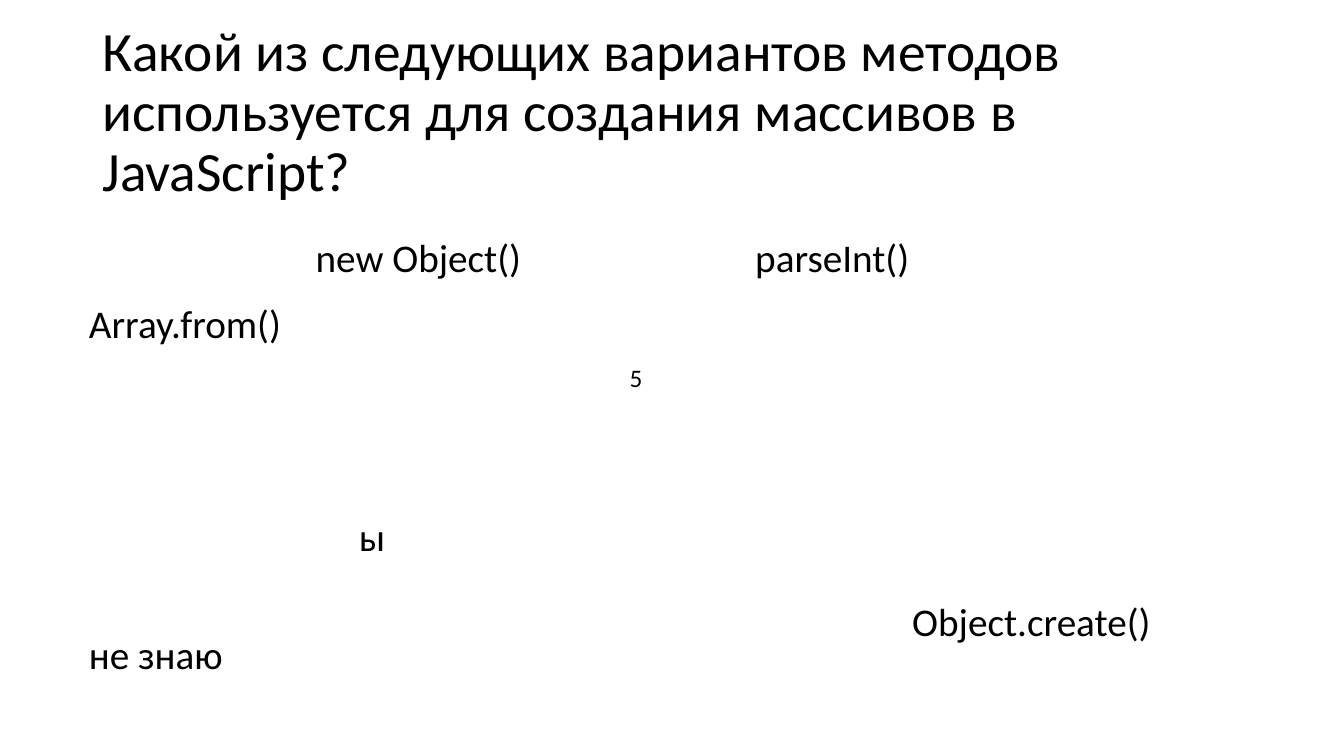
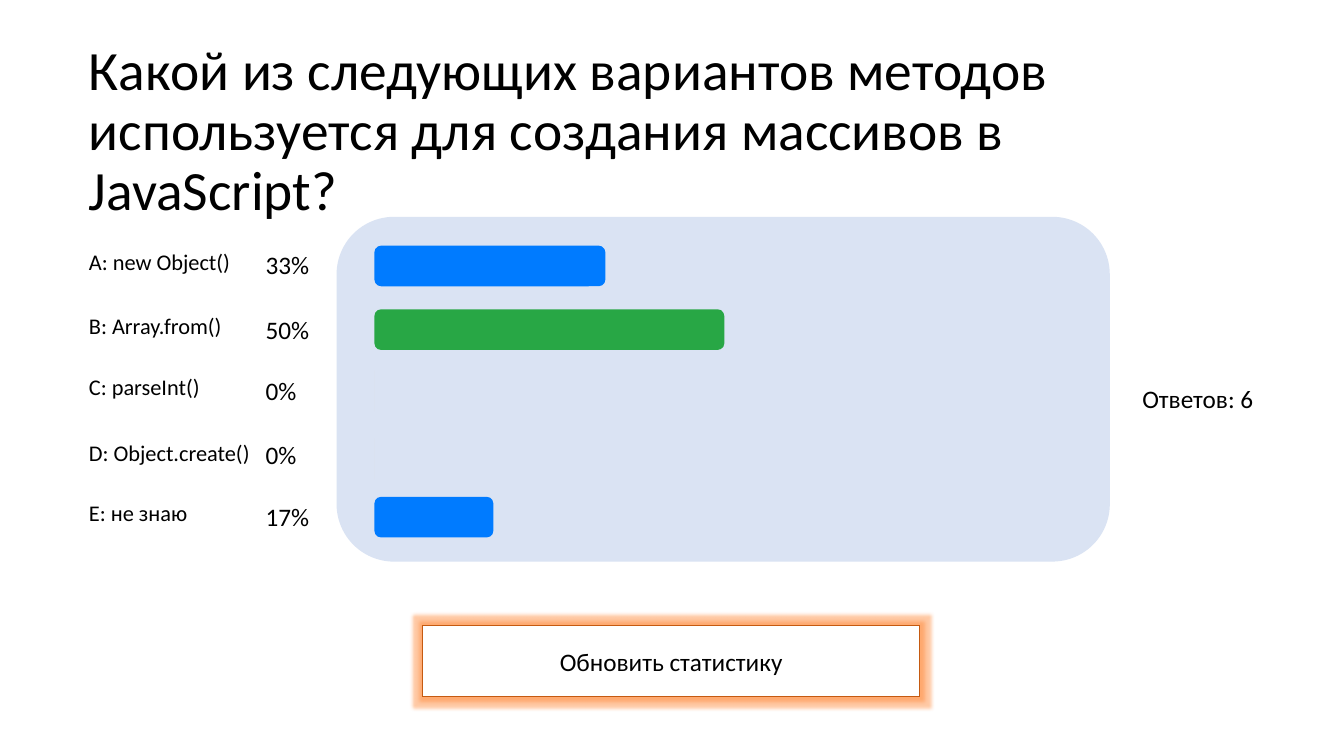
Before and after one commit to ler0yyy/diplom, a slide deck: slide 3 of presentation/Презентация Microsoft PowerPoint.pptm. Drawn at 1344x756 pixels with LibreOffice and Linux fonts; fonts in the diff are those of the drawing. Boxes give left, top, right and bottom in pixels: in the first picture for what was removed or moved away, otherwise in the second. Text is boxed around its words. In the diff, an @@ line names an element or a change of style, - is before the commit and + after.

```diff
--- a/presentation/Презентация Microsoft PowerPoint.pptm
+++ b/presentation/Презентация Microsoft PowerPoint.pptm
@@ title "Какой из следующих вариантов методов ...": place and size @@
-title "Какой из следующих вариантов методов ..." at (102, 33, 1061, 200)
+title "Какой из следующих вариантов методов ..." at (89, 52, 1047, 219)
@@ rounded rectangle added at (337, 217, 1110, 562), fill #DAE3F3 @@
@@ text at (89, 254, 230, 274): text changed; size 28 to 16 pt @@
-new Object()
+A: new Object()
@@ text added at (266, 256, 309, 275), 18 pt, text #000000 @@
+33%
@@ rounded rectangle added at (374, 246, 605, 286), fill #007BFF @@
@@ text at (89, 318, 221, 338): text changed; size 28 to 16 pt @@
-Array.from()
+B: Array.from()
@@ text added at (266, 321, 309, 340), 18 pt, text #000000 @@
+50%
@@ rounded rectangle added at (374, 310, 724, 350), fill #28A745 @@
@@ text at (89, 379, 200, 399): text changed; size 28 to 16 pt @@
-parseInt()
+C: parseInt()
@@ text added at (266, 383, 297, 401), 18 pt, text #000000 @@
+0%
@@ rounded rectangle added at (374, 371, 374, 411), fill #DCDCDC @@
@@ text removed at (630, 370, 643, 387) @@
-5
@@ text added at (1142, 391, 1253, 409), 18 pt, text #000000 @@
+Ответов: 6
@@ text at (89, 445, 250, 465): text changed; size 28 to 16 pt @@
-Object.create()
+D: Object.create()
@@ text added at (266, 447, 297, 465), 18 pt, text #000000 @@
+0%
@@ rounded rectangle added at (374, 439, 374, 479), fill #DCDCDC @@
@@ text at (89, 506, 187, 521): text changed; size 28 to 16 pt @@
-не знаю
+E: не знаю
@@ text added at (266, 508, 309, 527), 18 pt, text #000000 @@
+17%
@@ rounded rectangle added at (374, 497, 493, 537), fill #007BFF @@
@@ text removed at (359, 532, 385, 551) @@
-ы
@@ rectangle added at (422, 625, 920, 697), fill #FFFFFF, outline #C55A11 1 pt, 18 pt, text #000000 @@
+Обновить статистику
```
Also in this commit, not shown: 1 other slide changed, 1 slide added, 2 other files.
